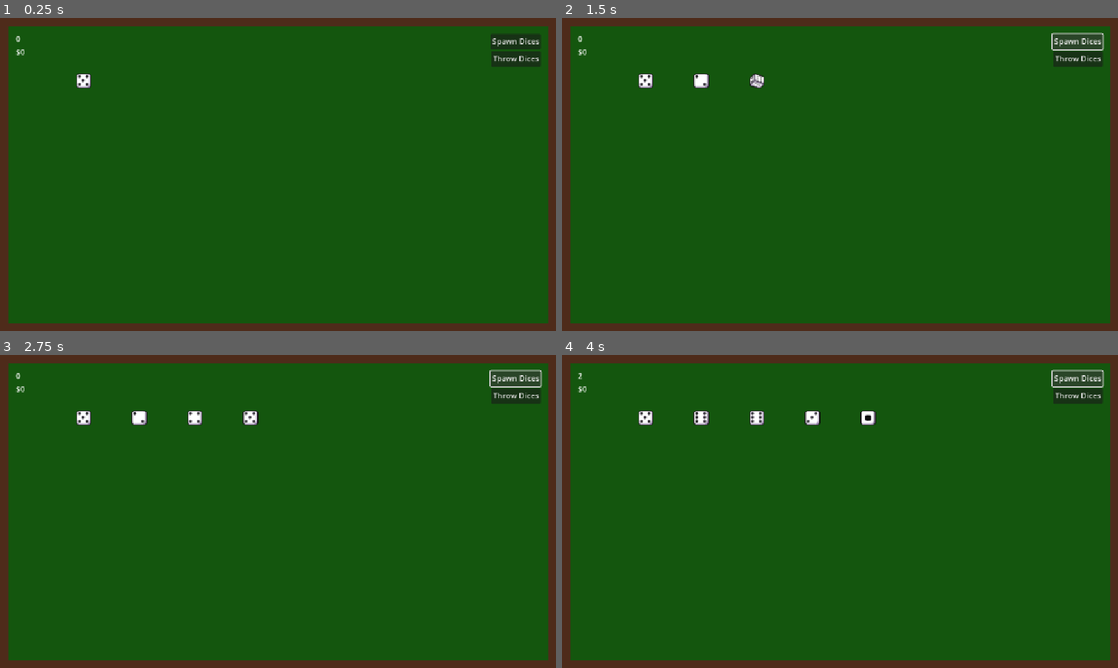
Above: before the commit, frames 1-4 (two rows, left to right).
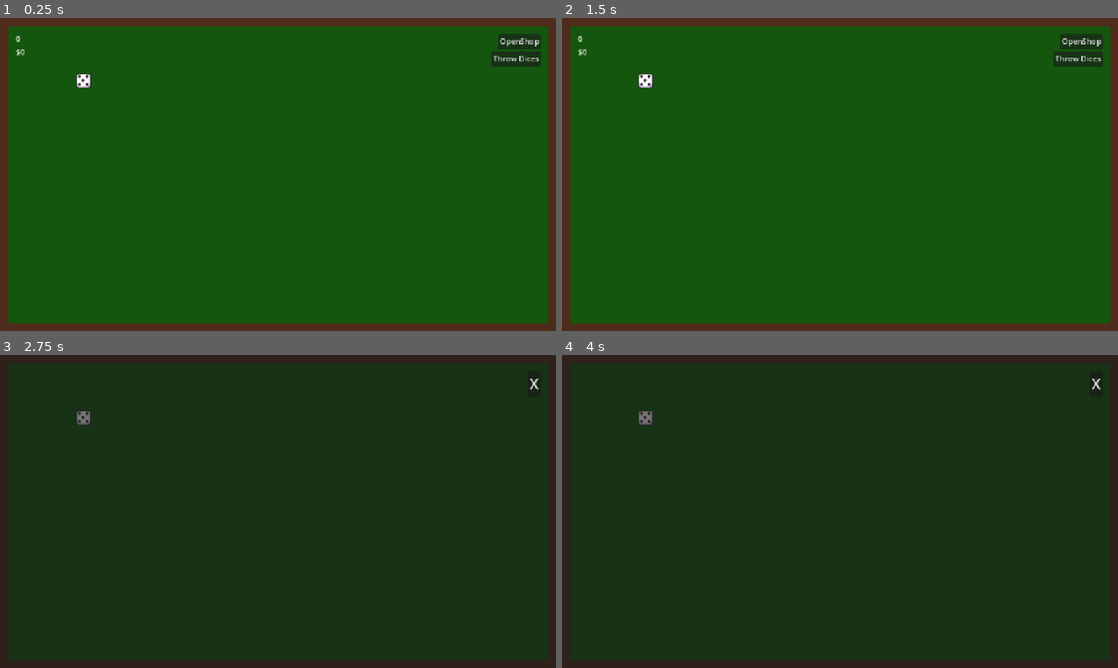
Above: after the commit, the same moments.

Repository: adufou/voie-romaine
Game: Godot game, scene res://main.tscn
The game is run twice, just before and just after one commit, with the same random seed, the same clock (stepped at 60 frames per second) and the same inputs.
Inputs (mouse positions are in pixels of both pictures, inside the frame that each line leads up to):
- Up to frame 1 (0.25 s): no input
- Up to frame 2 (1.5 s): click (1079, 39) at 0.5 s, where only the run before the commit has a clickable "Spawn Dices"; click (1095, 46) at 1.25 s, where only the run after the commit has a clickable "X"
- Up to frame 3 (2.75 s): click (517, 376) at 2 s, where only the run after the commit has a clickable "OpenShop"
- Up to frame 4 (4 s): click (1079, 395) at 2.75 s, where only the run before the commit has a clickable "Throw Dices"; click (1079, 376) at 3.5 s, where only the run before the commit has a clickable "Spawn Dices"

The runs differ from the first frame. In frame 1, 0.2% of the frame differs, in the area x 88-97%, y 5-10%; in frame 2, 0.5%; in frame 3, 99%, in the area x 0-100%, y 0-100%; in frame 4, 99%.

Commit message:
feat: mini shop ui

Diff:
--- a/scenes/dice.gd
+++ b/scenes/dice.gd
@@ -91,7 +91,7 @@
 	on_throw_win()
 
 func win():
-	pop_up_message("WIN")
+	pop_up_message("$" + str(gold_reward))
 	Services.cash.add_cash(gold_reward)
 	reset()
 
--- a/scenes/hud.gd
+++ b/scenes/hud.gd
@@ -1,4 +1,6 @@
 extends Control
+
+
 
 func _ready() -> void:
 	Services.cash.cash_changed.connect(on_cash_changed)
@@ -15,3 +17,12 @@
 
 func _on_throw_dices_button_pressed() -> void:
 	Services.dices.throw_dices()
+
+
+func _on_open_shop_button_pressed() -> void:
+	%InGameHUD.hide()
+	%ShopPanel.show()
+
+func _on_close_shop_button_pressed() -> void:
+	%ShopPanel.hide()
+	%InGameHUD.show()
--- a/scenes/hud.tscn
+++ b/scenes/hud.tscn
@@ -12,7 +12,8 @@
 script = ExtResource("1_ahhtf")
 metadata/_edit_use_anchors_ = true
 
-[node name="MarginContainer" type="MarginContainer" parent="."]
+[node name="InGameHUD" type="MarginContainer" parent="."]
+unique_name_in_owner = true
 layout_mode = 1
 anchors_preset = 15
 anchor_right = 1.0
@@ -25,42 +26,73 @@
 theme_override_constants/margin_bottom = 32
 metadata/_edit_use_anchors_ = true
 
-[node name="HBoxContainer" type="HBoxContainer" parent="MarginContainer"]
+[node name="HBoxContainer" type="HBoxContainer" parent="InGameHUD"]
 layout_mode = 2
 
-[node name="VBoxContainerLeft" type="VBoxContainer" parent="MarginContainer/HBoxContainer"]
+[node name="VBoxContainerLeft" type="VBoxContainer" parent="InGameHUD/HBoxContainer"]
 layout_mode = 2
 
-[node name="Score" type="Label" parent="MarginContainer/HBoxContainer/VBoxContainerLeft"]
+[node name="Score" type="Label" parent="InGameHUD/HBoxContainer/VBoxContainerLeft"]
 unique_name_in_owner = true
 layout_mode = 2
 text = "0"
 
-[node name="Cash" type="Label" parent="MarginContainer/HBoxContainer/VBoxContainerLeft"]
+[node name="Cash" type="Label" parent="InGameHUD/HBoxContainer/VBoxContainerLeft"]
 unique_name_in_owner = true
 layout_mode = 2
 text = "$0"
 
-[node name="ContainerMiddle" type="AspectRatioContainer" parent="MarginContainer/HBoxContainer"]
+[node name="ContainerMiddle" type="AspectRatioContainer" parent="InGameHUD/HBoxContainer"]
 layout_mode = 2
 size_flags_horizontal = 3
 
-[node name="VBoxContainerRight" type="VBoxContainer" parent="MarginContainer/HBoxContainer"]
+[node name="VBoxContainerRight" type="VBoxContainer" parent="InGameHUD/HBoxContainer"]
 layout_mode = 2
 
-[node name="SpawnDiceButton" type="Button" parent="MarginContainer/HBoxContainer/VBoxContainerRight"]
+[node name="OpenShopButton" type="Button" parent="InGameHUD/HBoxContainer/VBoxContainerRight"]
 unique_name_in_owner = true
 layout_mode = 2
 size_flags_horizontal = 8
 size_flags_vertical = 0
-text = "Spawn Dices"
+text = "OpenShop"
 
-[node name="ThrowDicesButton" type="Button" parent="MarginContainer/HBoxContainer/VBoxContainerRight"]
+[node name="ThrowDicesButton" type="Button" parent="InGameHUD/HBoxContainer/VBoxContainerRight"]
 unique_name_in_owner = true
 layout_mode = 2
 size_flags_horizontal = 8
 size_flags_vertical = 0
 text = "Throw Dices"
 
-[connection signal="pressed" from="MarginContainer/HBoxContainer/VBoxContainerRight/SpawnDiceButton" to="." method="_on_spawn_dice_button_pressed"]
-[connection signal="pressed" from="MarginContainer/HBoxContainer/VBoxContainerRight/ThrowDicesButton" to="." method="_on_throw_dices_button_pressed"]
+[node name="ShopPanel" type="Panel" parent="."]
+unique_name_in_owner = true
+visible = false
+layout_mode = 1
+anchors_preset = 15
+anchor_right = 1.0
+anchor_bottom = 1.0
+grow_horizontal = 2
+grow_vertical = 2
+
+[node name="MarginContainer" type="MarginContainer" parent="ShopPanel"]
+layout_mode = 1
+anchors_preset = 15
+anchor_right = 1.0
+anchor_bottom = 1.0
+grow_horizontal = 2
+grow_vertical = 2
+theme_override_constants/margin_left = 32
+theme_override_constants/margin_top = 32
+theme_override_constants/margin_right = 32
+theme_override_constants/margin_bottom = 32
+
+[node name="CloseShopButton" type="Button" parent="ShopPanel/MarginContainer"]
+unique_name_in_owner = true
+layout_mode = 2
+size_flags_horizontal = 8
+size_flags_vertical = 0
+theme_override_font_sizes/font_size = 32
+text = "X"
+
+[connection signal="pressed" from="InGameHUD/HBoxContainer/VBoxContainerRight/OpenShopButton" to="." method="_on_open_shop_button_pressed"]
+[connection signal="pressed" from="InGameHUD/HBoxContainer/VBoxContainerRight/ThrowDicesButton" to="." method="_on_throw_dices_button_pressed"]
+[connection signal="pressed" from="ShopPanel/MarginContainer/CloseShopButton" to="." method="_on_close_shop_button_pressed"]
